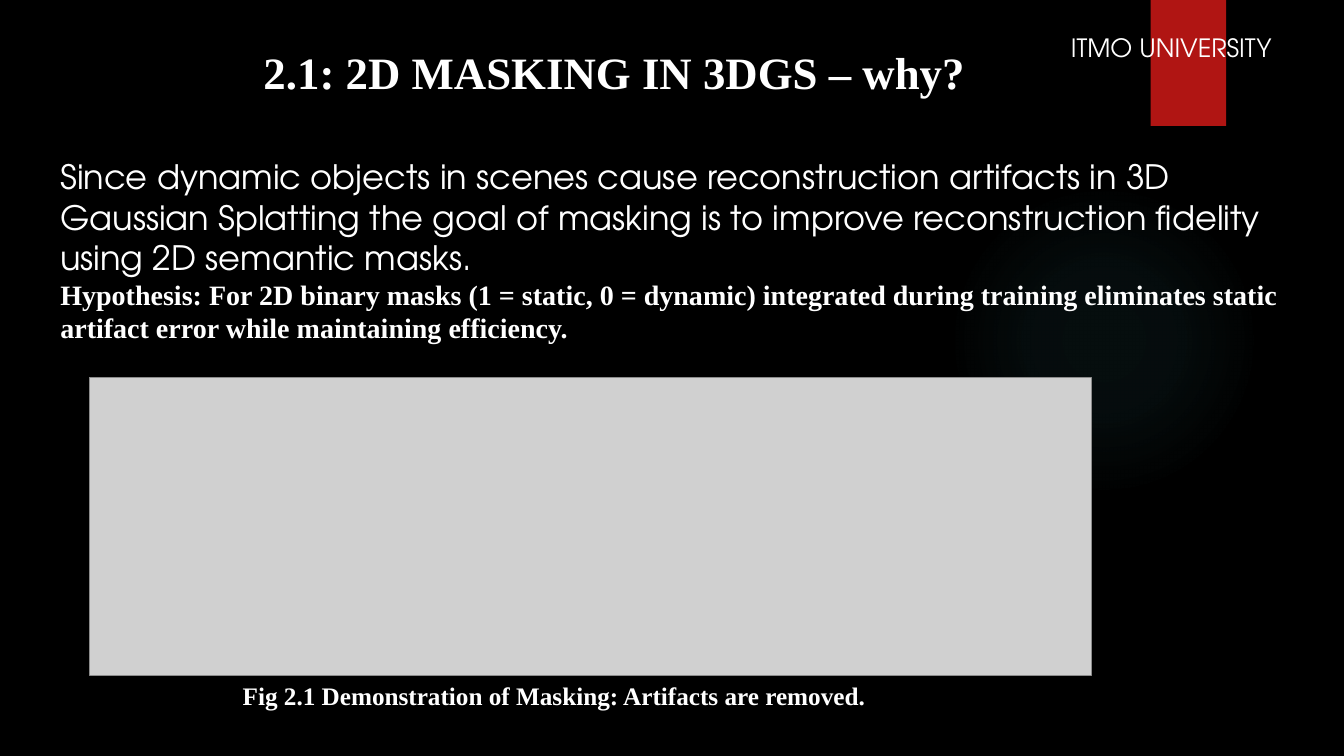
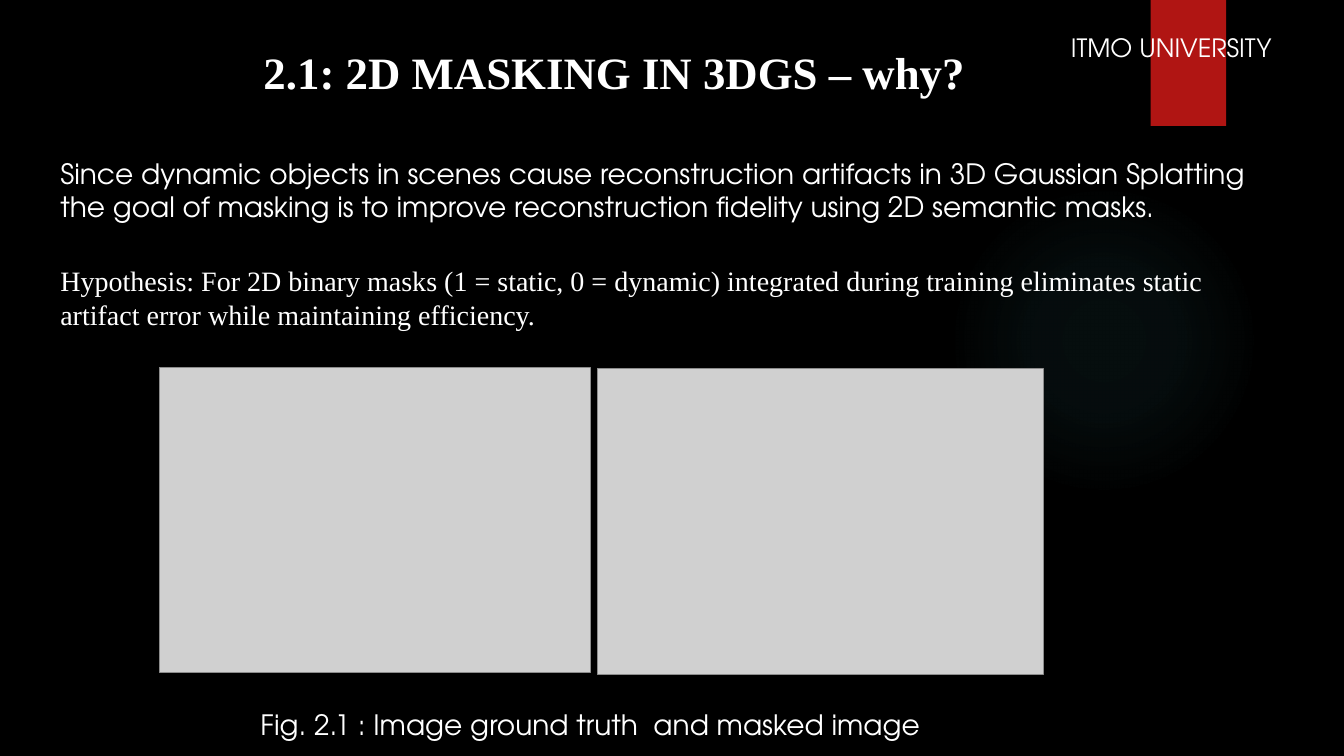
Before and after one commit to PrinssAlex/3dgs-dynamic-masking-47, a slide deck: slide 8 of 3D Gaussian Splatting via Masking Dynamic Objects.pptx. Drawn at 1344x756 pixels with LibreOffice and Linux fonts; fonts in the diff are those of the drawing; grey boxes stand for pictures; background and template pictures are left out. Boxes give left, top, right and bottom in pixels: in the first picture for what was removed or moved away, otherwise in the second. Text is boxed around its words. In the diff, an @@ line names an element or a change of style, - is before the commit and + after.

```diff
--- a/3D Gaussian Splatting via Masking Dynamic Objects.pptx
+++ b/3D Gaussian Splatting via Masking Dynamic Objects.pptx
@@ text "Since dynamic objects in scenes ..." at <box>60,163,1244,330</box>: size 24 to 20 pt in "Since dynamic objects in scenes cause reconstruction ..."; bold off in "Hypothesis: For 2D binary masks (1 = ..." @@
@@ picture removed at <box>90,378,1092,676</box> @@
@@ picture added at <box>160,367,591,674</box> @@
@@ picture added at <box>598,369,1044,676</box> @@
@@ text at <box>260,714,920,741</box>: text changed; size 18 to 20 pt; font Times New Roman to TeX Gyre Adventor; bold off @@
-Fig 2.1 Demonstration of Masking: Artifacts are removed.
+Fig. 2.1 : Image ground truth and masked image
```
Also in this commit, not shown: 8 other slides changed, 2 slides removed.
